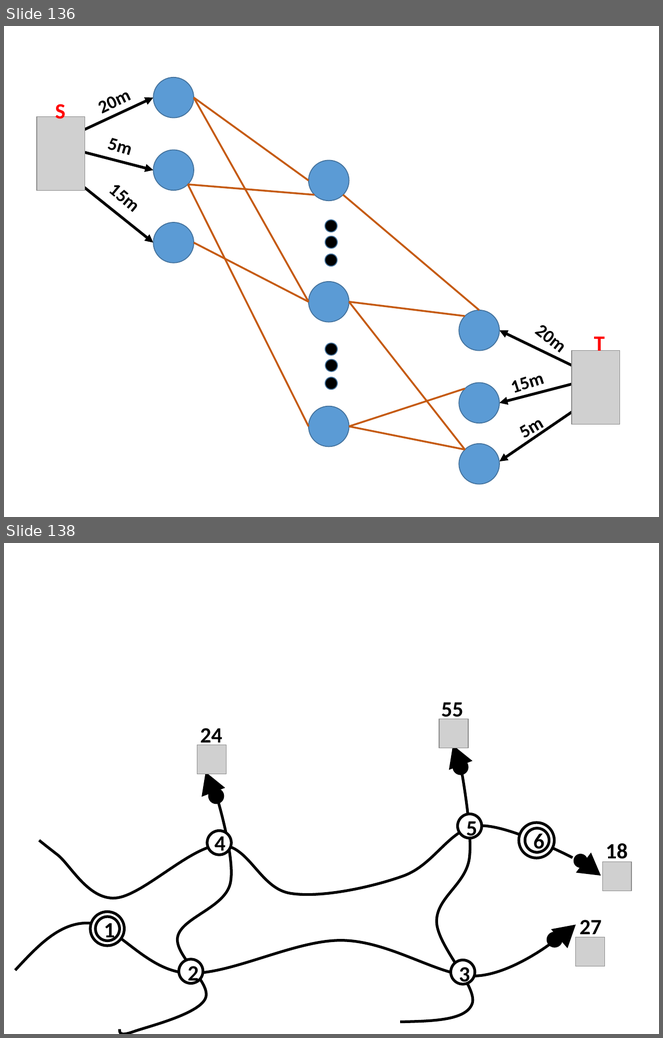
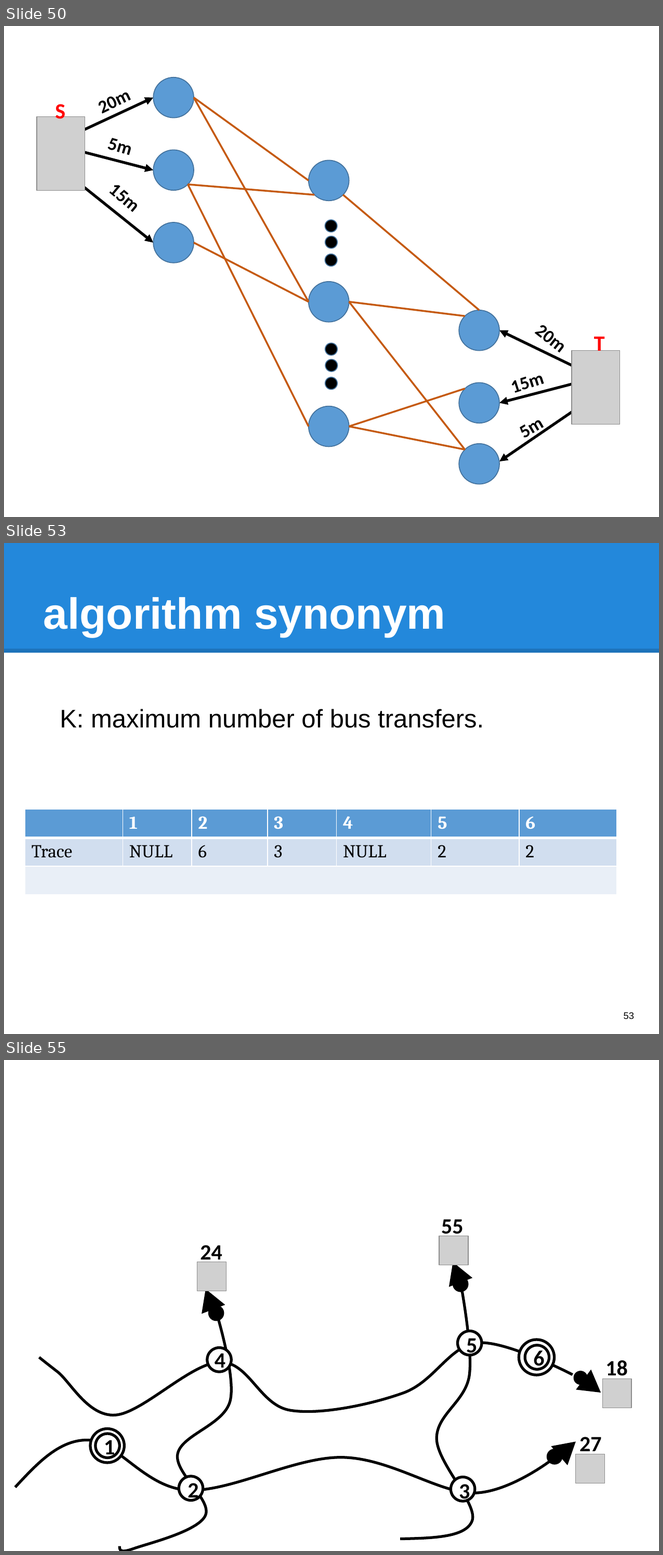
Before and after one commit to hqt/street-router, a slide deck: Document/presentation/full presentation.pptx. Shown one above the other, each under a label of ours: slides 136 and 138 before the commit, slides 50, 53 and 55 after it; the slides between them are not shown. The pictures are 663x1038 and 663x1555 pixels, drawn with LibreOffice and Linux fonts; fonts in the diff are those of the drawing; grey boxes stand for pictures. Boxes give left, top, right and bottom in pixels: in the first picture for what was removed or moved away, otherwise in the second. Text is boxed around its words. In the diff, an @@ line names an element or a change of style, - is before the commit and + after.

```diff
--- a/Document/presentation/full presentation.pptx
+++ b/Document/presentation/full presentation.pptx
@@ slide 53 added at bbox=[4, 543, 659, 1034], background #FFFFFF @@
@@ rectangle added at bbox=[4, 543, 659, 653], fill #2388DB @@
@@ title added at bbox=[44, 597, 445, 637], 48 pt, text #FFFFFF, bold @@
+algorithm synonym
@@ line added from (4, 651) to (659, 651), #000000 4.5 pt @@
@@ text added at bbox=[60, 709, 484, 728], 28 pt, text #000000 @@
+K: maximum number of bus transfers.
@@ table added at bbox=[25, 810, 617, 916], 3 rows, 7 columns @@
+ | 1 | 2 | 3 | 4 | 5 | 6
+Trace | NULL | 6 | 3 | NULL | 2 | 2
+ |  |  |  |  |  | 
@@ page number added at bbox=[624, 1013, 634, 1019], 10.5 pt, text #000000 @@
+53
@@ what was slide 136 is now slide 50 @@
@@ what was slide 138 is now slide 55 @@
```
Also in this commit, not shown: 1 slide changed, 65 other slides added, 44 slides removed, 21 other files.
